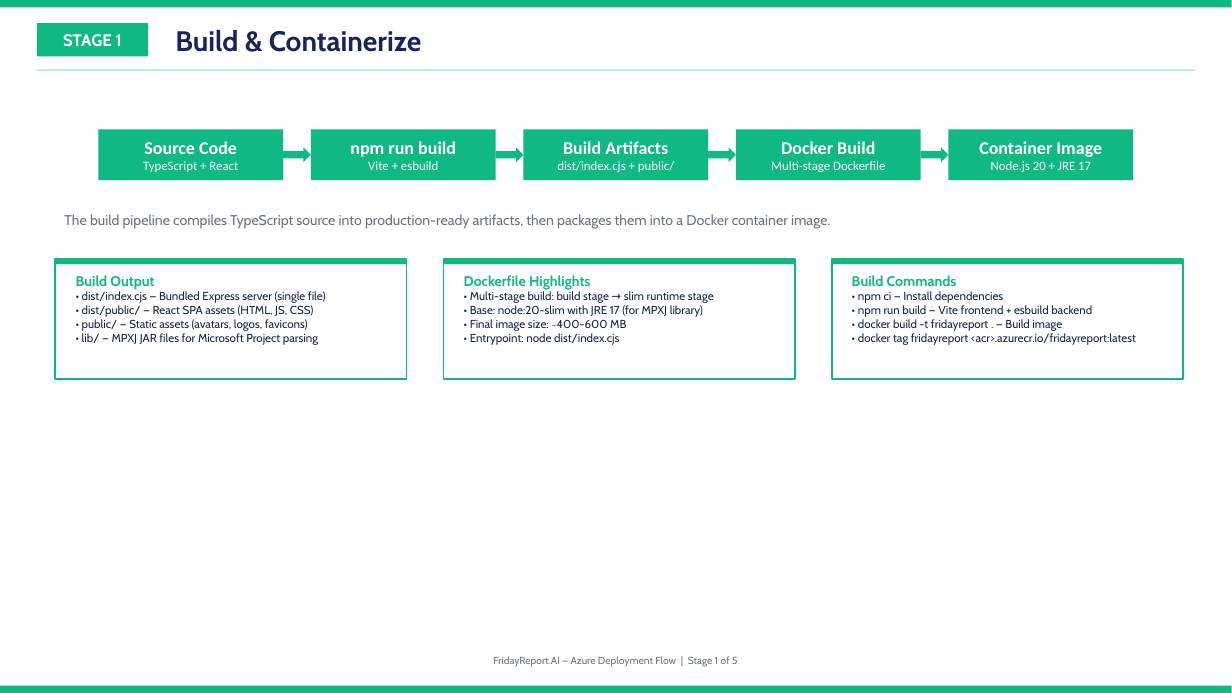
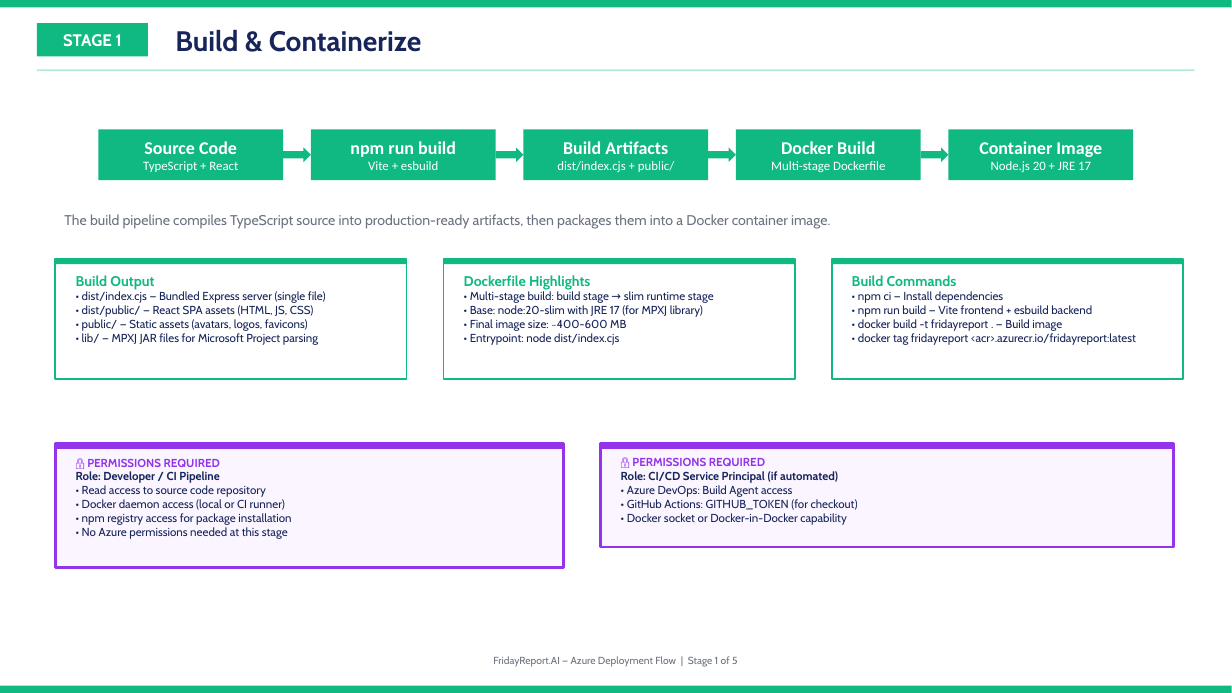
Before and after one commit to andrealvesTIG/KrugerDEV, a slide deck: slide 2 of FridayReportAI_Azure_Deployment_Flow.pptx. Drawn at 1232x693 pixels with LibreOffice and Linux fonts; fonts in the diff are those of the drawing. Boxes give left, top, right and bottom in pixels: in the first picture for what was removed or moved away, otherwise in the second. Text is boxed around its words. In the diff, an @@ line names an element or a change of style, - is before the commit and + after.

```diff
--- a/FridayReportAI_Azure_Deployment_Flow.pptx
+++ b/FridayReportAI_Azure_Deployment_Flow.pptx
@@ rectangle added at bbox=[55, 444, 564, 567], fill #FAF5FF, outline #9333EA 2 pt @@
@@ rectangle added at bbox=[55, 444, 564, 449], fill #9333EA @@
@@ rectangle added at bbox=[601, 444, 1174, 547], fill #FAF5FF, outline #9333EA 2 pt @@
@@ rectangle added at bbox=[601, 444, 1174, 449], fill #9333EA @@
@@ text added at bbox=[76, 459, 291, 539], 9 pt, text #17255A @@
+🔒 PERMISSIONS REQUIRED
+Role: Developer / CI Pipeline
+• Read access to source code repository
+• Docker daemon access (local or CI runner)
+• npm registry access for package installation
+• No Azure permissions needed at this stage
@@ text added at bbox=[621, 458, 858, 525], 9 pt, text #17255A @@
+🔒 PERMISSIONS REQUIRED
+Role: CI/CD Service Principal (if automated)
+• Azure DevOps: Build Agent access
+• GitHub Actions: GITHUB_TOKEN (for checkout)
+• Docker socket or Docker-in-Docker capability
```
Also in this commit, not shown: 4 other slides changed, 2 other files.
